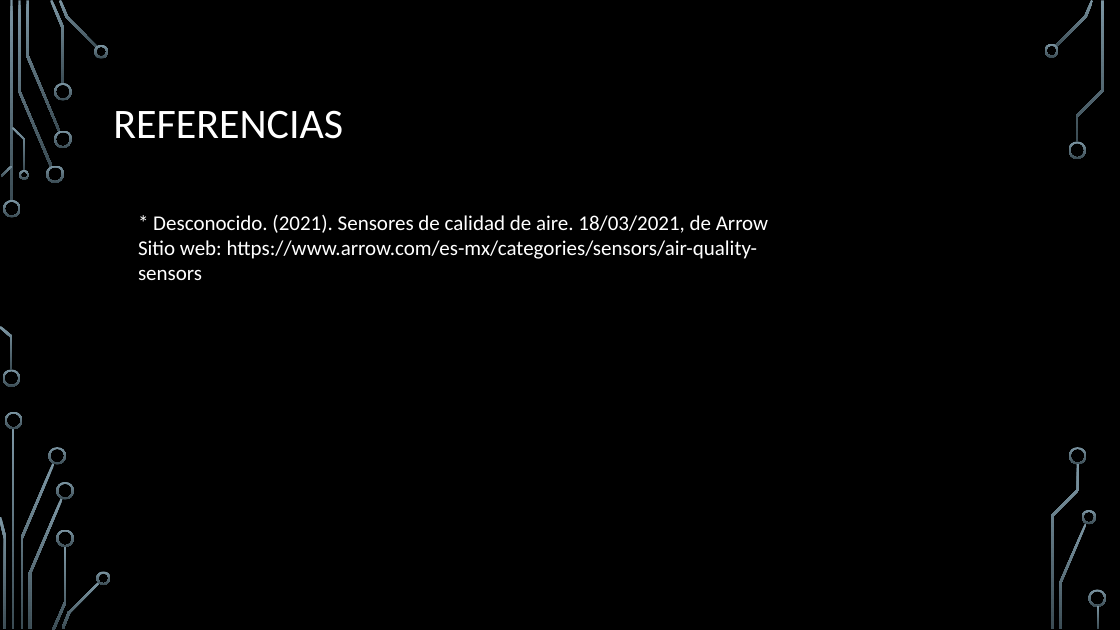
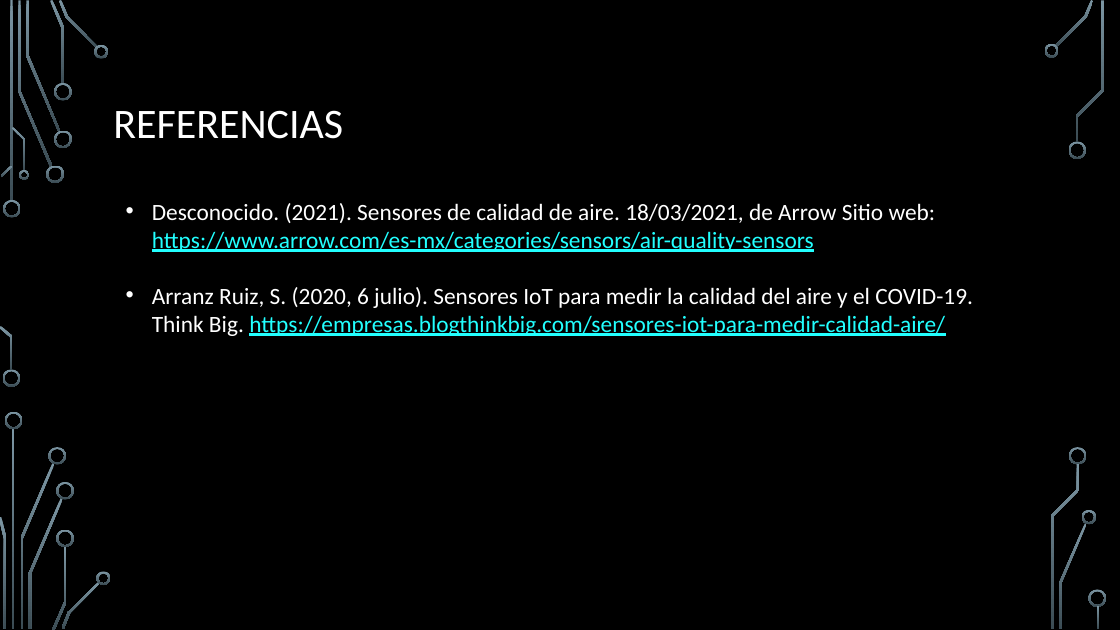
Before and after one commit to matheo-pw/Proyecto-CS, a slide deck: slide 8 of Proyecto Final CS.pptx (slide 4 before the commit). Drawn at 1120x630 pixels with LibreOffice and Linux fonts; fonts in the diff are those of the drawing; background and template pictures are left out. Boxes give left, top, right and bottom in pixels: in the first picture for what was removed or moved away, otherwise in the second. Text is boxed around its words. In the diff, an @@ line names an element or a change of style, - is before the commit and + after.

```diff
--- a/Proyecto Final CS.pptx
+++ b/Proyecto Final CS.pptx
@@ text at [152,203,973,336]: text changed; size 18 to 20 pt @@
-* Desconocido. (2021). Sensores de calidad de aire. 18/03/2021, de Arrow Sitio web: https://www.arrow.com/es-mx/categories/sensors/air-quality-sensors
+• Desconocido. (2021). Sensores de calidad de aire. 18/03/2021, de Arrow Sitio web: https://www.arrow.com/es-mx/categories/sensors/air-quality-sensors
+• Arranz Ruiz, S. (2020, 6 julio). Sensores IoT para medir la calidad del aire y el COVID-19. Think Big. https://empresas.blogthinkbig.com/sensores-iot-para-medir-calidad-aire/
```
Also in this commit, not shown: 1 other slide changed, 3 slides added, 1 other file.
